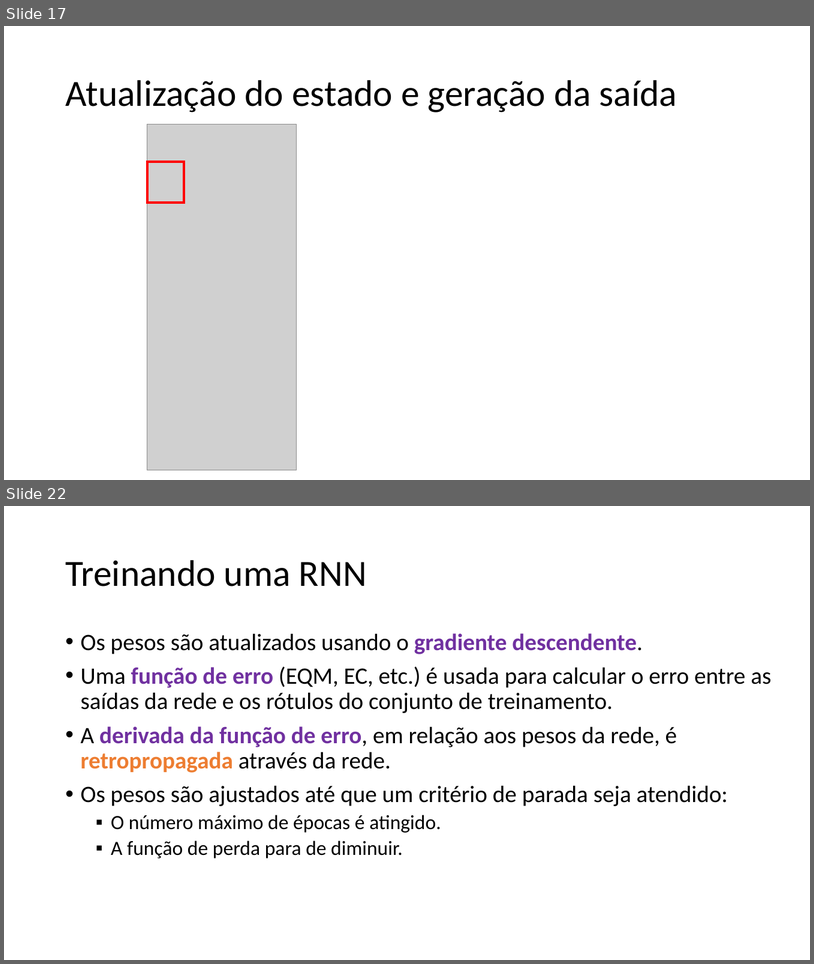
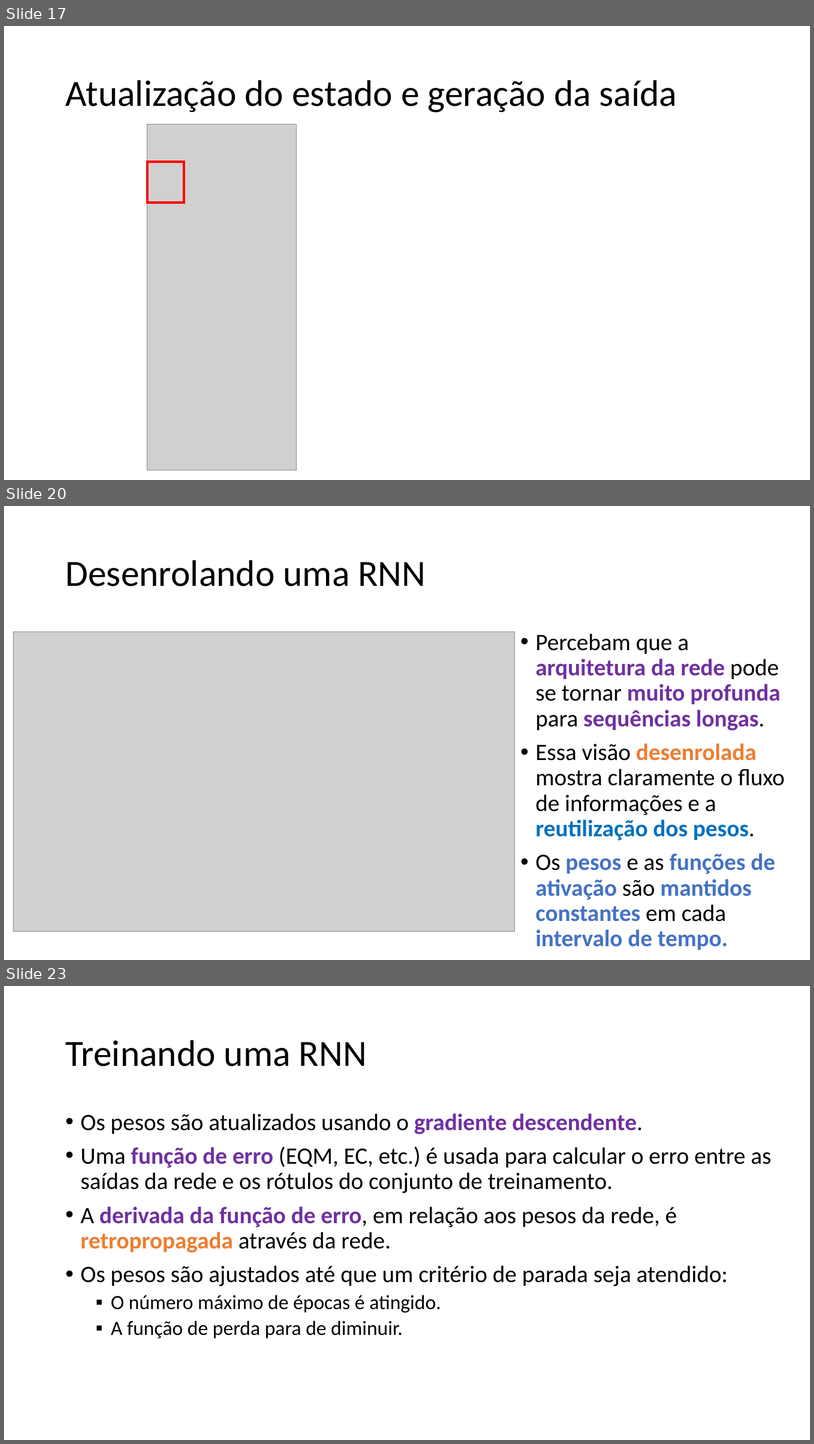
Before and after one commit to zz4fap/c24_inteligencia_artificial, a slide deck: slides/C24_RNN.pptx. Shown one above the other, each under a label of ours: slides 17 and 22 before the commit, slides 17, 20 and 23 after it; the slides between them are not shown. The pictures are 814x964 and 814x1444 pixels, drawn with LibreOffice and Linux fonts; fonts in the diff are those of the drawing; grey boxes stand for pictures. Boxes give left, top, right and bottom in pixels: in the first picture for what was removed or moved away, otherwise in the second. Text is boxed around its words. In the diff, an @@ line names an element or a change of style, - is before the commit and + after.

```diff
--- a/slides/C24_RNN.pptx
+++ b/slides/C24_RNN.pptx
@@ slide 20 added at box(4, 506, 810, 960), background #FFFFFF @@
@@ title added at box(65, 560, 426, 586), 44 pt, text #000000 @@
+Desenrolando uma RNN
@@ picture added at box(14, 632, 515, 931) @@
@@ text added at box(536, 633, 785, 949), 28 pt, text #000000, bold @@
+• Percebam que a arquitetura da rede pode se tornar muito profunda para sequências longas.
+• Essa visão desenrolada mostra claramente o fluxo de informações e a reutilização dos pesos.
+• Os pesos e as funções de ativação são mantidos constantes em cada intervalo de tempo.
@@ what was slide 22 is now slide 23 @@
```
Also in this commit, not shown: 4 slides changed, 1 other slide added, 1 slide removed.
